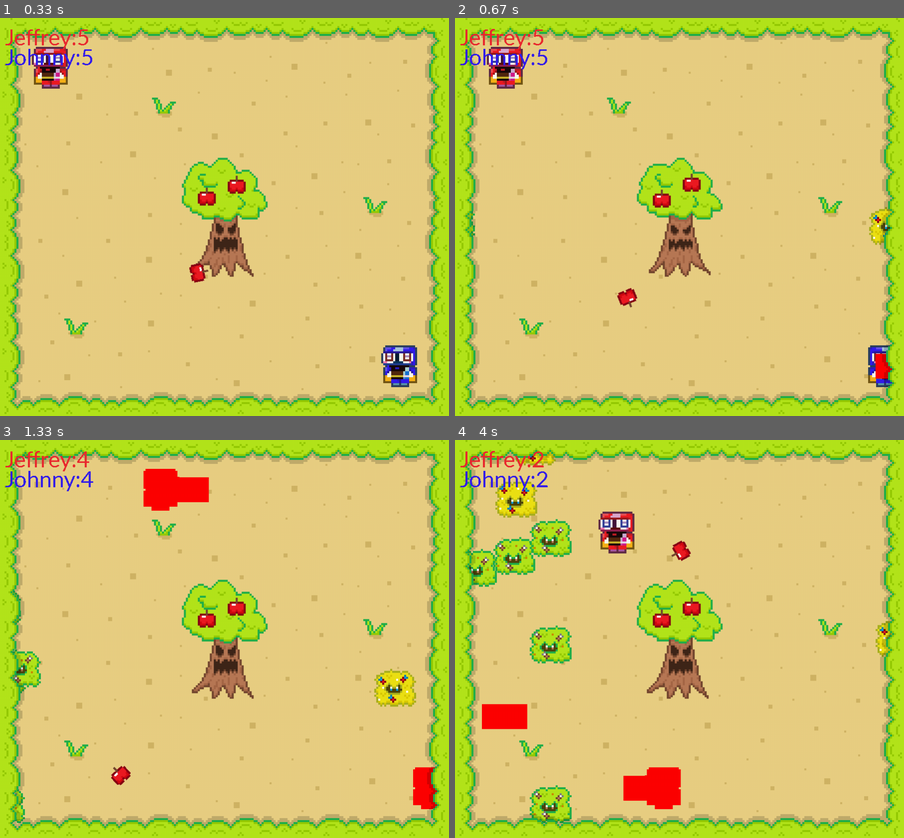
Above: before the commit, frames 1-4 (two rows, left to right).
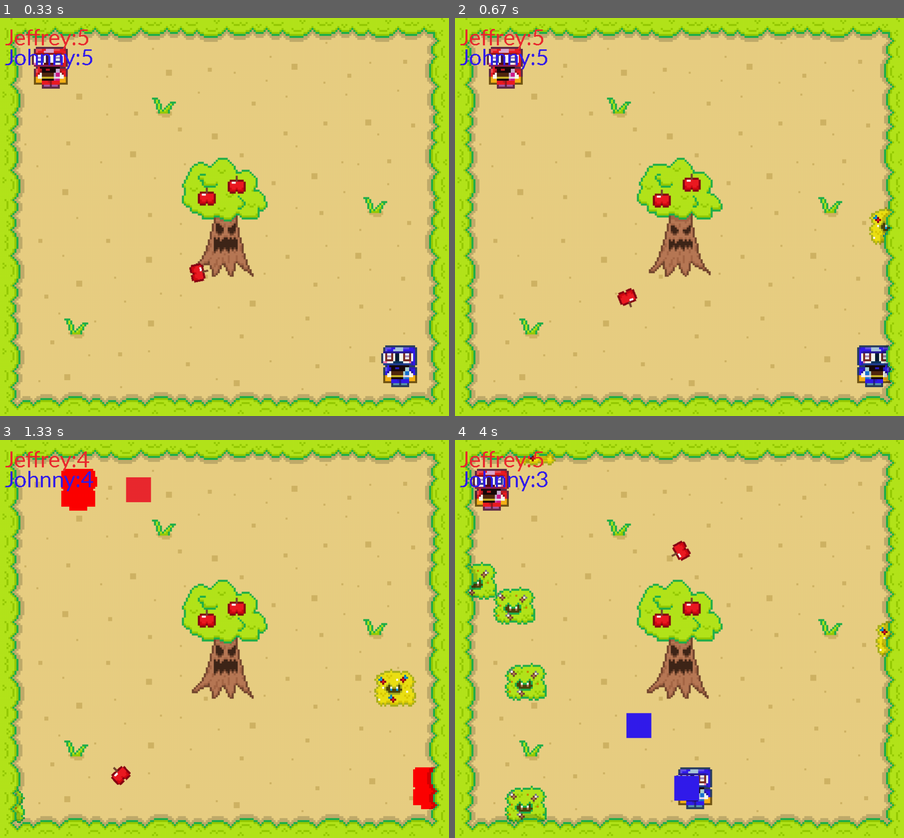
Above: after the commit, the same moments.

Repository: TeoRam23/Pygame
Game: pygame game, started from new_main.py
Same seed, same stepped clock (60 frames per second), same inputs: the game is played once before the commit and once after it.
Inputs:
- Up to frame 1 (0.33 s): no input
- Up to frame 2 (0.67 s): hold Right Ctrl from 0.33 s (still down); hold Right from 0.33 s (still down)
- Up to frame 3 (1.33 s): release Right Ctrl at 0.8 s; release Right at 0.8 s; hold F 0.83-1.3 s; hold Right 0.83-1.3 s; hold D 0.83-1.3 s; tap Right Ctrl at 0.9, 1.2 s
- Up to frame 4 (4 s): hold Right 1.33-1.8 s; hold D 1.33-1.8 s; tap Right Ctrl at 1.4, 1.7, 1.9, 2.23, 2.53, 2.73, 3.03, 3.3, 3.63, 3.93 s; hold Up 1.83-2.13 s; hold W 1.83-2.13 s; hold Right 2.17-2.63 s; hold D 2.17-2.63 s; hold Left 2.67-3.2 s; hold A 2.67-3.2 s; hold Down 3.23-3.53 s; hold S 3.23-3.53 s; hold Left 3.57-3.97 s; hold A 3.57-3.97 s

Frame 1 is identical in both runs. In frame 2, 0.7% of the frame differs, in the area x 2-98%, y 48-93%; in frame 3, 2.6%; in frame 4, 10%, in the area x 2-58%, y 2-97%.

Commit message:
mer har skjedd

Diff:
--- a/new_main.py
+++ b/new_main.py
@@ -32,6 +32,8 @@
         self.all_sprites = pg.sprite.Group()
         self.eple_group = pg.sprite.Group()
         self.projectiles_grp = pg.sprite.Group()
+        self.attack1_group = pg.sprite.Group()
+        self.attack2_group = pg.sprite.Group()
         self.hurt_group = pg.sprite.Group()
         self.food_group = pg.sprite.Group()
 
@@ -44,21 +46,19 @@
 
         self.eple = BadEple()
 
-
-        self.test = test()
-
         self.bush_group.add(self.bush)
         self.bushgull_group.add(self.bushgull)
         self.eple_group.add(self.eple)
 
         self.hurt_group.add(self.bush, self.bushgull, self.eple)
 
-        self.all_sprites.add(self.bush, self.tre, self.jony, self.jeffy, self.eple, self.bushgull, self.test)
+        self.all_sprites.add(self.bush, self.tre, self.jony, self.jeffy, self.eple, self.bushgull)
 
         self.text_hp1 = self.SANS_Undertale30.render("Jeffrey:" + str(self.jeffy.life), False, (self.RED))
         self.text_hp2 = self.SANS_Undertale30.render("Johnny:" + str(self.jony.life), False, (self.BLUE))
 
         self.eple_timer = 0
+        self.attack2 = True
 
         self.run()
 
@@ -75,7 +75,7 @@
                         playing = False
                         self.new()
 
-                    if event.key == pg.K_8:
+                    if event.key == [pg.K_8]:
                         self.jeffy.life = 99999
                         self.text_hp1 = self.SANS_Undertale30.render("Jeffrey:" + str(self.jeffy.life), False, self.RED)
                         self.jony.life = 99999
@@ -91,14 +91,14 @@
 
             self.screen.blit(self.bg,(0,0))
 
-
             self.all_sprites.update()
-
 
             hits = pg.sprite.spritecollide(self.jeffy, self.hurt_group,True)
             hits2 = pg.sprite.spritecollide(self.jony, self.hurt_group,True)
             food_hit = pg.sprite.spritecollide(self.jeffy, self.food_group, True)
             food_hit2 = pg.sprite.spritecollide(self.jony, self.food_group, True)
+
+            pg.sprite.groupcollide(self.projectiles_grp, self.hurt_group,True, True)
 
             if food_hit:
                 food_hit[0].give_health()
@@ -134,6 +134,11 @@
                 playing = False
                 self.new()
 
+            if len(self.attack2_group) <= 0:
+                self.attack2 = True
+            else:
+                self.attack2 = False
+
 
             # når mindre enn x busker er på skjermen kommer en ny en
             if len(self.bush_group) < 5:
--- a/sprites.py
+++ b/sprites.py
@@ -80,6 +80,7 @@
 
 player_speed = 4
 player_life = 5
+ranged_speed = 3
 
 class Player(pg.sprite.Sprite):
     def __init__(self, game):
@@ -100,14 +101,13 @@
         self.standingRight_frames = [player_right_img, player_right_img]
         self.walkingLeft_frames = [playerWalk1, player_img, playerWalk2, player_img]
         self.walkingRight_frames = [playerWalk1_right, player_right_img, playerWalk2_right, player_right_img]
-
         self.image = player_img
 
 
         self.rect = self.image.get_rect() #henter self.image sin størrelse og rektangel
         self.pos = vec(100,100)
         self.rect.center = self.pos
-        self.speed = 4
+        self.speed = player_speed
 
         self.life = player_life
         self.oldlife = self.life
@@ -118,12 +118,11 @@
         self.last_y = self.pos.y
         self.last_direct = 1
 
-        self.projectile_speed = 5
+        self.projectile_speed = ranged_speed
+        self.attack_delay = 0
 
         self.attack_direction_x = -self.projectile_speed
         self.attack_direction_y = 0
-
-
 
     def update(self):
         self.animate()
@@ -144,23 +143,24 @@
                 self.standing = False
                 self.standingRight = False
 
+        # gåing og animering
         if keys[pg.K_w]:
-            self.pos.y -= player_speed
+            self.pos.y -= self.speed
             self.attack_direction_y = -self.projectile_speed
             self.attack_direction_x = 0
         if keys[pg.K_s]:
-            self.pos.y += player_speed
+            self.pos.y += self.speed
             self.attack_direction_y = self.projectile_speed
             self.attack_direction_x = 0
         if keys[pg.K_a]:
-            self.pos.x -= player_speed
+            self.pos.x -= self.speed
             self.walkingLeft = True
             self.standing = False
             self.standingRight = False
             self.attack_direction_x = -self.projectile_speed
             self.attack_direction_y = 0
         if keys[pg.K_d]:
-            self.pos.x += player_speed
+            self.pos.x += self.speed
             self.walkingRight = True
             self.walkingLeft = False
             self.standing = False
@@ -168,8 +168,17 @@
             self.attack_direction_x = self.projectile_speed
             self.attack_direction_y = 0
 
+        # attack som man ikke bare kan holde inee å få en stråle
+        if self.attack_delay >0:
+            self.attack_delay -= 1
+
         if keys[pg.K_f]:
-            self.attack()
+            self.speed = 1
+            if self.attack_delay <= 0:
+                self.attack_delay = 100
+                self.attack()
+        else:
+            self.speed = player_speed
 
 
         #out of bounds
@@ -197,7 +206,7 @@
         self.last_y = self.pos.y
 
 
-
+        # hurt "animasjon"
         if self.life < self.oldlife and self.life != 0:
             self.walkingLeft = False
             self.walkingRight = False
@@ -208,12 +217,17 @@
                 self.hurtRight = True
         if self.hurtsies >= 1:
             self.hurtTimer += 1
+            if self.last_direct == 1:
+                self.hurt = True
+                self.hurtRight = False
+            if self.last_direct == 2:
+                self.hurtRight = True
+                self.hurt = False
         if self.oldlife == self.life and self.hurtTimer > 60:
             self.hurt = False
             self.hurtRight = False
             self.hurtTimer = 0
             self.hurtsies = 0
-
 
         self.oldlife = self.life
 
@@ -264,9 +278,9 @@
 
 class Player2(pg.sprite.Sprite):
     def __init__(self, game):
+        self.game = game
         self.groups = game.all_sprites
         pg.sprite.Sprite.__init__(self, self.groups)
-        self.game = game
         self.current_frame = 0
         self.last_update = 0
 
@@ -283,12 +297,10 @@
         self.walkingRight_frames = [player2Walk1_right, player2_right_img, player2Walk2_right, player2_right_img]
         self.image = player2_img
 
-        self.image_left = player2_right_img
-
         self.rect = self.image.get_rect() #henter self.image sin størrelse og rektangel
         self.pos = vec(WIDTH-100,HEIGHT-100)
         self.rect.center = self.pos
-        self.speed = 4
+        self.speed = player_speed
 
         self.life = player_life
         self.oldlife = self.life
@@ -299,7 +311,8 @@
         self.last_y = self.pos.y
         self.last_direct = 1
 
-        self.projectile_speed = 5
+        self.projectile_speed = ranged_speed
+        self.attack_delay = 0
 
         self.attack_direction_x = -self.projectile_speed
         self.attack_direction_y = 0
@@ -324,22 +337,22 @@
 
 
         if keys[pg.K_UP]:
-            self.pos.y -= player_speed
+            self.pos.y -= self.speed
             self.attack_direction_y = -self.projectile_speed
             self.attack_direction_x = 0
         if keys[pg.K_DOWN]:
-            self.pos.y += player_speed
+            self.pos.y += self.speed
             self.attack_direction_y = self.projectile_speed
             self.attack_direction_x = 0
         if keys[pg.K_LEFT]:
-            self.pos.x -= player_speed
+            self.pos.x -= self.speed
             self.walkingLeft = True
             self.standing = False
             self.standingRight = False
             self.attack_direction_x = -self.projectile_speed
             self.attack_direction_y = 0
         if keys[pg.K_RIGHT]:
-            self.pos.x += player_speed
+            self.pos.x += self.speed
             self.walkingRight = True
             self.walkingLeft = False
             self.standing = False
@@ -347,8 +360,17 @@
             self.attack_direction_x = self.projectile_speed
             self.attack_direction_y = 0
 
+
+        if self.attack_delay >0:
+            self.attack_delay -= 1
+
         if keys[pg.K_RCTRL]:
-            self.attack()
+            self.speed = 1
+            if self.attack_delay <= 0:
+                self.attack_delay = 100
+                self.attack()
+        else:
+            self.speed = player_speed
 
         #andre out of bounds
         if self.pos.x >= WIDTH-(player_width/2):
@@ -385,6 +407,12 @@
                 self.hurtRight = True
         if self.hurtsies >= 1:
             self.hurtTimer += 1
+            if self.last_direct == 1:
+                self.hurt = True
+                self.hurtRight = False
+            if self.last_direct == 2:
+                self.hurtRight = True
+                self.hurt = False
         if self.oldlife == self.life and self.hurtTimer > 60:
             self.hurt = False
             self.hurtRight = False
@@ -436,7 +464,7 @@
             self.rect = self.image.get_rect()
 
     def attack(self):
-        attack_obj = Ranged_attack(self.game, self.pos.x, self.pos.y, self.attack_direction_x,self.attack_direction_y)
+        attack_obj = Ranged_attack2(self.game, self.pos.x, self.pos.y, self.attack_direction_x,self.attack_direction_y)
 
 
 class EnemyBush(pg.sprite.Sprite):
@@ -469,7 +497,7 @@
         if self.walk == True:
             self.walk = False
             self.rand = randint(1,5)
-            self.speed = randint(1,2)
+            self.speed = randint(1,1)
 
         #busk out of bounds
         if self.pos.y < bush_height/2:
@@ -492,6 +520,10 @@
             self.pos.x -= self.speed
         elif self.rand == 5:
             self.pos == self.pos
+            if self.walkcount == 49:
+                self.mat = randint(1,20)
+                if self.mat == 1:
+                    self.summon()
 
 
         self.walkcount += 1
@@ -502,12 +534,6 @@
         elif self.walkcount >= 50:
             self.walk = True
             self.walkcount = 0
-
-        keys = pg.key.get_pressed()
-        if keys[pg.K_p]:
-            self.summon()
-
-
 
     def summon(self):
         summon_obj = LittMat(self.game, self.pos.x, self.pos.y)
@@ -673,11 +699,11 @@
 
 class Ranged_attack(pg.sprite.Sprite):
     def __init__(self, game, x ,y, direction_x, direction_y):
-        self.groups = game.all_sprites, game.projectiles_grp # legger til i sprite gruppe
+        self.groups = game.all_sprites, game.projectiles_grp,  # legger til i sprite gruppe
         pg.sprite.Sprite.__init__(self, self.groups)
         self.game = game
         self.image = pg.Surface([50,50])
-        self.image.fill((255,0,0))
+        self.image.fill(game.RED)
         self.rect = self.image.get_rect()
         self.pos = vec(x, y) # start posisjon
         self.direction_x = direction_x
@@ -688,6 +714,36 @@
         self.rect.center = self.pos
         self.pos.x += self.direction_x
         self.pos.y += self.direction_y
+
+        if self.pos.x > WIDTH+50 or self.pos.x < -50:
+            self.kill()
+        if self.pos.y > HEIGHT+50 or self.pos.y < -50:
+            self.kill()
+
+
+
+class Ranged_attack2(pg.sprite.Sprite):
+    def __init__(self, game, x ,y, direction_x, direction_y):
+        self.groups = game.all_sprites, game.projectiles_grp, game.attack2_group # legger til i sprite gruppe
+        pg.sprite.Sprite.__init__(self, self.groups)
+        self.game = game
+        self.image = pg.Surface([50,50])
+        self.image.fill(game.BLUE)
+        self.rect = self.image.get_rect()
+        self.pos = vec(x, y) # start posisjon
+        self.direction_x = direction_x
+        self.direction_y = direction_y
+        self.rect.center = self.pos
+
+    def update(self):
+        self.rect.center = self.pos
+        self.pos.x += self.direction_x
+        self.pos.y += self.direction_y
+
+        if self.pos.x > WIDTH+50 or self.pos.x < -50:
+            self.kill()
+        if self.pos.y > HEIGHT+50 or self.pos.y < -50:
+            self.kill()
 
 
 class LittMat(pg.sprite.Sprite):
@@ -708,30 +764,3 @@
 
     def give_health2(self):
         self.game.jony.life += 2
-
-
-class test(pg.sprite.Sprite):
-    def __init__(self):
-        pg.sprite.Sprite.__init__(self)
-
-        self.image = bush_img
-
-        self.image_left = bush_left_img
-
-        self.randpos = randint(1,2)
-        if self.randpos == 1:
-            self.pos = vec(randint(150,WIDTH+50),-50)
-        else:
-            self.pos = vec(WIDTH+50,randint(-50, HEIGHT-150))
-
-        self.rect =self.image.get_rect()
-        self.rect.center = self.pos
-        self.speed = 1
-        self.walk = True
-        self.walkcount = 0
-
-    def update(self):
-        self.move_to = vec(pg.mouse.get_pos()) # finner posisjon til musepeker
-        self.move_vector = self.move_to - self.pos  # finner "forskjellen" mellom self.pos og posisjon til musepeker
-        self.pos += self.move_vector.normalize() * self.speed  # flytter self.pos litt mot musepeker
-        self.rect.center = self.pos
Binary file changed: Kylling.png
